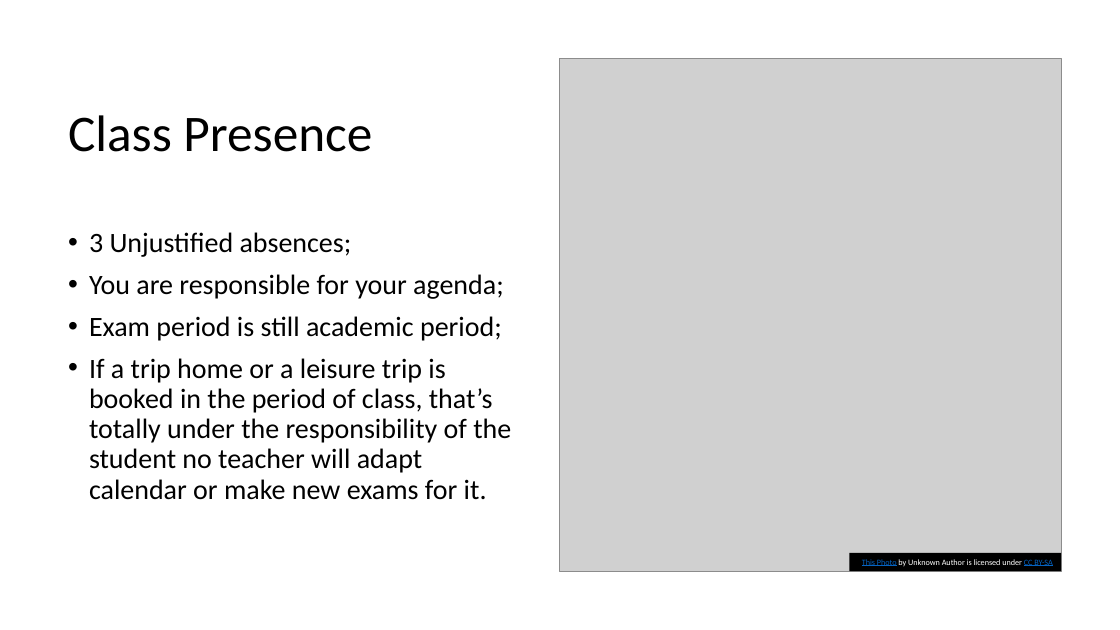
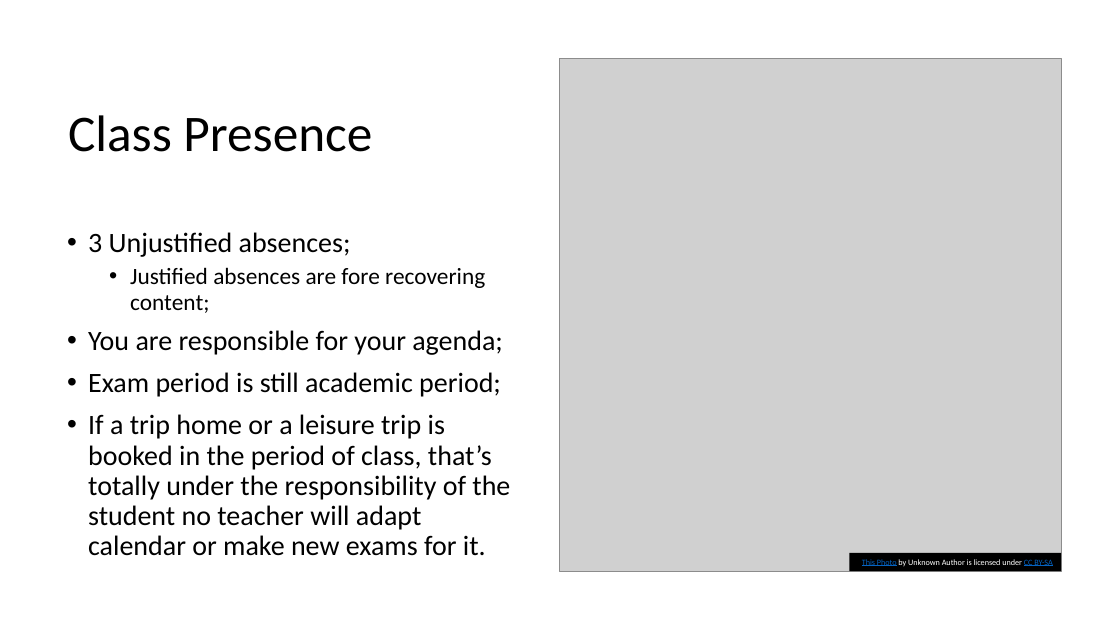
Before and after one commit to ImperativeProgramming/Practices2020, a slide deck: slide 8 of guidelines.pptx (slide 7 before the commit). Drawn at 1120x630 pixels with LibreOffice and Linux fonts; fonts in the diff are those of the drawing; grey boxes stand for pictures. Boxes give left, top, right and bottom in pixels: in the first picture for what was removed or moved away, otherwise in the second. Text is boxed around its words. In the diff, an @@ line names an element or a change of style, - is before the commit and + after.

Commit message:
adding first class

```diff
--- a/guidelines.pptx
+++ b/guidelines.pptx
@@ text at <box>130,267,485,313</box>: paragraph added @@
+  • Justified absences are fore recovering content;
```
Also in this commit, not shown: 2 other slides changed, 3 slides added, 3 other files.
